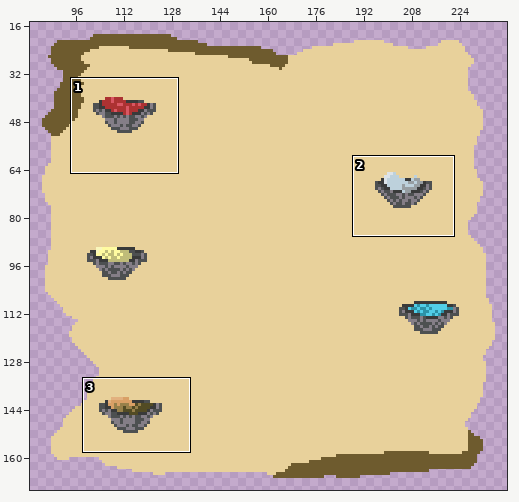
Sprite sheet: Proyecto/assets/backgrounds/manual_pagina1.png. The picture above shows the old version from afar; the outline marks the close-up.
Close-up. Before the commit:
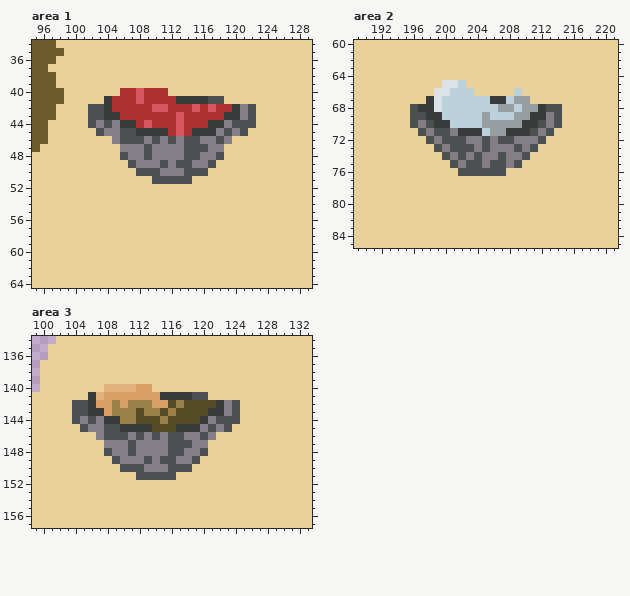
The file is 320x180 pixels. Shown: area 1: x 95..129, y 34..64; area 2: x 189..221, y 60..85; area 3: x 99..133, y 134..157. The wide view leaves out empty margins.
The same view after the edit:
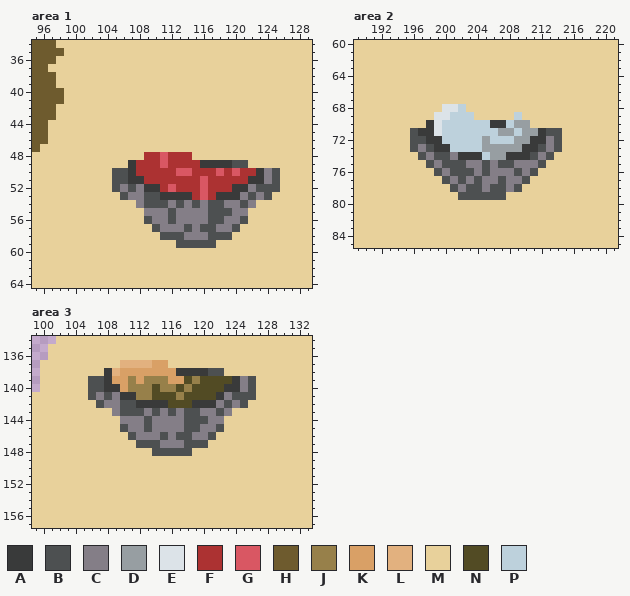
Palette (. is transparent): A #393a3a  B #4d5051  C #847e87  D #979ea2  E #dce3e8  F #ac3232  G #d95763  H #6e5b2e  J #97804a  K #d9a066  L #e2b17f  M #e8d19b  N #524b24  P #bdd1dc
Diff:
Area 1:
y 40: x 106..111 FFGFFF -> MMMMMM
y 41: x 104..118 AFFFGFFFFAAAABB -> MMMMMMMMMMMMMMM
y 42: x 102..122 BBAFFFFFGGFFFGFGFFACB -> MMMMMMMMMMMMMMMMMMMMM
y 43: x 102..122 BBAAFFFFFFFGFFFFFAACB -> MMMMMMMMMMMMMMMMMMMMM
y 44: x 102..122 BCBCAAFGFFFGFFFAACBBB -> MMMMMMMMMMMMMMMMMMMMM
y 45: x 103..121 BCCBBAAAAFGFAAACBCB -> MMMMMMMMMMMMMMMMMMM
y 46: x 105..119 CBBBCBCBCBBCCBC -> MMMMMMMMMMMMMMM
y 47: x 106..118 CCCBCCCCBBBCC -> MMMMMMMMMMMMM
y 48: x 106..118 BCCBCCCCBBCCB -> MMMFFGFFFMMMM
y 49: x 107..121 BCCCBCBBCCBMMMM -> AFFFGFFFFAAAABB
y 50: x 105..125 MMMBBBCCCBBBMMMMMMMMM -> BBAFFFFFGGFFFGFGFFACB
y 51: x 105..125 MMMMMBBBBBMMMMMMMMMMM -> BBAAFFFFFFFGFFFFFAACB
y 52: x 105..125 MMMMMMMMMMMMMMMMMMMMM -> BCBCAAFGFFFGFFFAACBBB
y 53: x 106..124 MMMMMMMMMMMMMMMMMMM -> BCCBBAAAAFGFAAACBCB
y 54: x 108..122 MMMMMMMMMMMMMMM -> CBBBCBCBCBBCCBC
y 55: x 109..121 MMMMMMMMMMMMM -> CCCBCCCCBBBCC
y 56: x 109..121 MMMMMMMMMMMMM -> BCCBCCCCBBCCB
y 57: x 110..120 MMMMMMMMMMM -> BCCCBCBBCCB
y 58: x 111..119 MMMMMMMMM -> BBBCCCBBB
y 59: x 113..117 MMMMM -> BBBBB
Area 2:
y 65: x 200..202 EEP -> MMM
y 66: x 199..203 EEPPP -> MMMMM; x 209 P -> M
y 67: x 198..210 AEPPPPPPAAPDD -> MMMMMMMMMMMMM
y 68: x 196..201 BAAEPP -> MMMMEE; x 203..214 PPPPDDPDDABB -> MMMMMMMMMMMM
y 69: x 196..200 BBAAP -> MMMEE; x 204..214 PDPPPDDAACB -> MMMMMPMMMMM
y 70: x 196..200 BCBAA -> MMAEP; x 205..208 DDDD -> PAAP; x 210..214 AABCB -> DMMMM
y 71: x 196..204 MBCBBCAAA -> BAAEPPPPP; x 206 D -> P; x 208..212 AAABC -> DPDDA; x 214 M -> B
y 72: x 196..214 MMBCBBBCCBCBBCCCBMM -> BBAAPPPPPDPPPDDAACB
y 73: x 196..214 MMMBCBBBCBCCCBCBMMM -> BCBAAPPPPDDDDDAABCB
y 74: x 197..199 MMM -> BCB; x 202..213 BCBCCBCCBMMM -> AAAPDDAAABCB
y 75: x 198..200 MMM -> BCB; x 202..206 CBBCB -> BCCBC; x 208..212 CBMMM -> BCCCB
y 76: x 199..201 MMM -> BCB; x 204 B -> C; x 206..211 BBMMMM -> CCCBCB
y 77: x 200..210 MMMMMMMMMMM -> BCBCBCCBCCB
y 78: x 201..209 MMMMMMMMM -> BCBBCBBCB
y 79: x 202..207 MMMMMM -> BBBBBB
Area 3:
y 137: x 110..115 MMMMMM -> LLLLKK
y 138: x 108..122 MMMMMMMMMMMMMMM -> ALKKKKKKKAAAABB
y 139: x 106..126 MMMMMMMMMMMMMMMMMMMMM -> BBAKKJKJJJKKNJNNNNACB
y 140: x 106..126 MMLLLLKKMMMMMMMMMMMMM -> BBAAKJJJNJJNJNNNNAACB
y 141: x 106..126 ALKKKKKKKAAAABBMMMMMM -> BCBCAAJJNNNJNNNNACBBB
y 142: x 104..115 BBAKKJKJJJKK -> MMMBCCBBAAAA; x 117 J -> N; x 119..125 NNNACBM -> AAACBCB
y 143: x 104..122 BBAAKJJJNJJNJNNNNAA -> MMMMMCBBBCBCBCBBCCB; x 124 B -> M
y 144: x 104..120 BCBCAAJJNNNJNNNNA -> MMMMMMCCCBCCCCBBB; x 122..124 BBB -> CMM
y 145: x 105..119 BCCBBAAAANNNAAA -> MMMMMBCCBCCCCBB; x 121..123 BCB -> CBM
y 146: x 107..112 CBBBCB -> MMMMBC; x 114..116 BCB -> CBC; x 118 C -> B; x 120..121 BC -> CB
y 147: x 108..114 CCCBCCC -> MMMMBBB; x 116..117 BB -> CC; x 119..120 CC -> BB
y 148: x 108..115 BCCBCCCC -> MMMMMMBB; x 118..120 CCB -> BMM
y 149: x 109..119 BCCCBCBBCCB -> MMMMMMMMMMM
y 150: x 110..118 BBBCCCBBB -> MMMMMMMMM
y 151: x 112..116 BBBBB -> MMMMM
